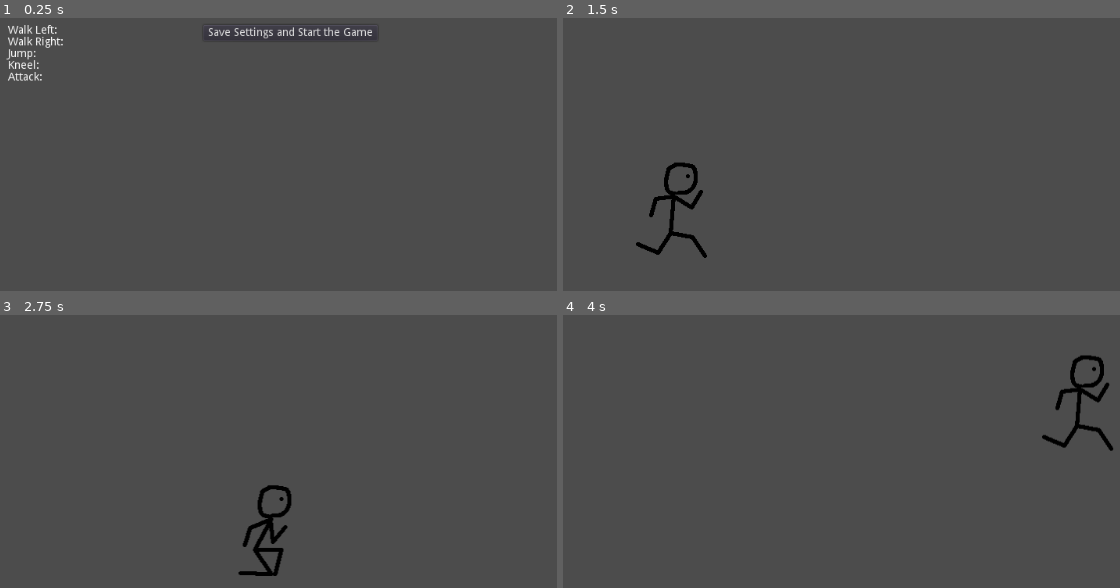
Above: before the commit, frames 1-4 (two rows, left to right).
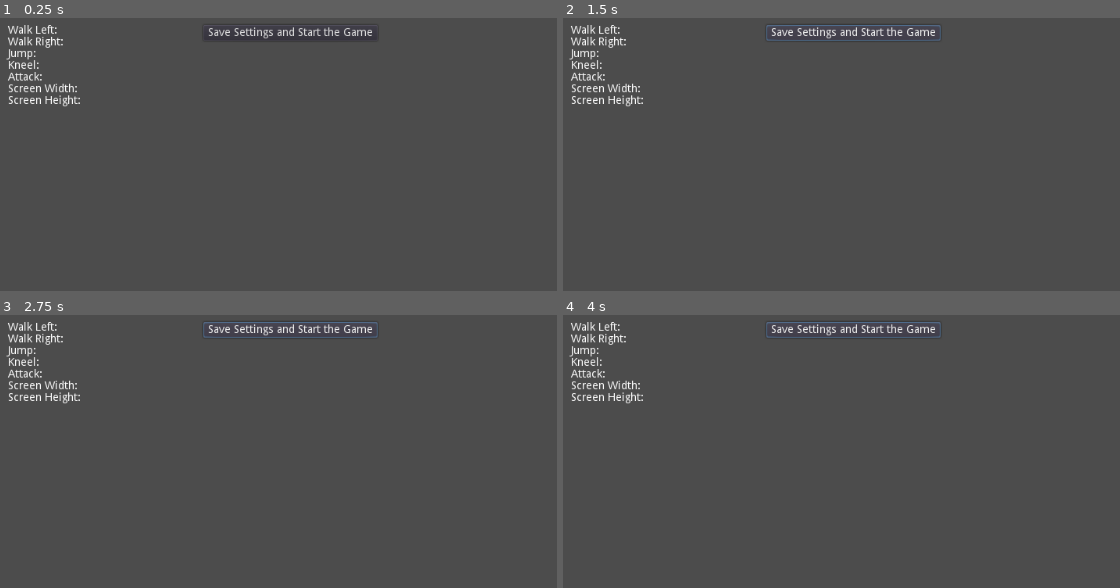
Above: after the commit, the same moments.

Repository: tlhingan/StickMan
Game: Godot game, scene res://Main.tscn
Same seed, same stepped clock (60 frames per second), same inputs: the game is played once before the commit and once after it. This scene is started directly instead of the project's main scene.
Inputs:
- Up to frame 1 (0.25 s): no input
- Up to frame 2 (1.5 s): click "Save Settings and Start the G…" at 0.5 s; hold Right (ui_right) from 1.28 s (still down)
- Up to frame 3 (2.75 s): release Right (ui_right) at 2.03 s; hold Down (ui_down) from 2.03 s (still down)
- Up to frame 4 (4 s): release Down (ui_down) at 2.78 s; hold Right (ui_right) 2.78-3.53 s; hold Up (ui_up) from 3.53 s (still down)

The runs differ from the first frame. In frame 1, 0.4% of the frame differs, in the area x 1-15%, y 23-33%; in frame 2, 2.5%; in frame 3, 2.6%, in the area x 1-68%, y 2-96%; in frame 4, 2.6%.
Error after the commit: Parse Error: The method "InputEvent" isn't declared in the current class. (res://HUD.gd:34)

Commit message:
Implemented config file

Diff:
--- a/HUD.gd
+++ b/HUD.gd
@@ -1,20 +1,69 @@
 extends CanvasLayer
 signal start_game
 
-# class member variables go here, for example:
-# var a = 2
-# var b = "textvar"
+const settings_file = "user://settings.cfg"
+const input_actions = ["jump", "duck", "run_left", "run_right", "attack"]
+const default_inputs = ["ui_up", "ui_down", "ui_left", "ui_right", "Space"]
+var width = 1000
+var height = 800
+var fullscreen = false
 
 func _ready():
-	# Called when the node is added to the scene for the first time.
-	# Initialization here
+	var config = ConfigFile.new()
+	var err = config.load("settings_file")
+	var action_name
+	var scancode
+	var event
+
+	if err:
+		config.set_value("display", "width", width)
+		config.set_value("display", "height", height)
+		config.set_value("display", "fullscreen", fullscreen)
+		var i = 0
+		for action in input_actions:
+			action_name = str(i) + "_" + action
+			config.set_value("input", action_name, default_inputs[i])
+			i += 1
+		config.save(settings_file)
+	else:
+		set_from_config(config, "display", "width")
+		set_from_config(config, "display", "height")
+		set_from_config(config, "display", "fullscreen")
+		for action in config.get_section_keys("input"):
+			scancode = OS.find_scancode_from_string(config.get_value("input", action))
+			event = InputEvent()
+			event.type = InputEvent.KEY
+			event.scancode = scancode
+			for old_event in InputMap.get_action_list(action):
+				if old_event.type == InputEvent.KEY:
+					InputMap.action_erase_event(action, old_event)
+			InputMap.action_add_event(action, event)
 	pass
 
-#func _process(delta):
-#	# Called every frame. Delta is time since last frame.
-#	# Update game logic here.
-#	pass
+func set_from_config(config, section, key):
+	if config.has_section.key(section, key):
+		set(key, config.get_value(section, key))
+	else:
+		save_to_config(section, key, get(key))
+	pass
 
+func save_to_config(section, key, value):
+	var config = ConfigFile.new()
+	var err = config.load(settings_file)
+	if err:
+		print("Configuration file cannot be loaded.")
+	else:
+		config.set_value(section, key, value)
+		config.save(settings_file)
+	pass
+
+func save_screen_size():
+	var screen_size = OS.get_window_size()
+	width = int(screen_size.x)
+	height = int(screen_size.y)
+	save_to_config("display", "width", width)
+	save_to_config("display", "height", height)
+	pass
 
 func _on_Start_pressed():
 	$Start.hide()
@@ -24,4 +73,4 @@
 	$Right.hide()
 	$Attack.hide()
 	emit_signal("start_game")
-	pass # replace with function body
+	pass
--- a/HUD.tscn
+++ b/HUD.tscn
@@ -2,7 +2,7 @@
 
 [ext_resource path="res://HUD.gd" type="Script" id=1]
 
-[node name="HUD" type="CanvasLayer"]
+[node name="HUD" type="CanvasLayer" index="0"]
 
 layer = 1
 offset = Vector2( 0, 0 )
@@ -11,7 +11,51 @@
 transform = Transform2D( 1, 0, 0, 1, 0, 0 )
 script = ExtResource( 1 )
 
-[node name="Jump" type="Label" parent="." index="0"]
+[node name="Height" type="Label" parent="." index="0"]
+
+anchor_left = 0.0
+anchor_top = 0.0
+anchor_right = 0.0
+anchor_bottom = 0.0
+margin_left = 50.0
+margin_top = 140.0
+margin_right = 40.0
+margin_bottom = 14.0
+rect_pivot_offset = Vector2( 0, 0 )
+rect_clip_content = false
+mouse_filter = 2
+mouse_default_cursor_shape = 0
+size_flags_horizontal = 1
+size_flags_vertical = 4
+text = "Screen Height:"
+percent_visible = 1.0
+lines_skipped = 0
+max_lines_visible = -1
+_sections_unfolded = [ "Margin" ]
+
+[node name="Width" type="Label" parent="." index="1"]
+
+anchor_left = 0.0
+anchor_top = 0.0
+anchor_right = 0.0
+anchor_bottom = 0.0
+margin_left = 50.0
+margin_top = 125.0
+margin_right = 40.0
+margin_bottom = 14.0
+rect_pivot_offset = Vector2( 0, 0 )
+rect_clip_content = false
+mouse_filter = 2
+mouse_default_cursor_shape = 0
+size_flags_horizontal = 1
+size_flags_vertical = 4
+text = "Screen Width:"
+percent_visible = 1.0
+lines_skipped = 0
+max_lines_visible = -1
+_sections_unfolded = [ "Margin" ]
+
+[node name="Jump" type="Label" parent="." index="2"]
 
 anchor_left = 0.0
 anchor_top = 0.0
@@ -33,7 +77,7 @@
 max_lines_visible = -1
 _sections_unfolded = [ "Margin" ]
 
-[node name="Kneel" type="Label" parent="." index="1"]
+[node name="Kneel" type="Label" parent="." index="3"]
 
 anchor_left = 0.0
 anchor_top = 0.0
@@ -55,7 +99,7 @@
 max_lines_visible = -1
 _sections_unfolded = [ "Margin" ]
 
-[node name="Left" type="Label" parent="." index="2"]
+[node name="Left" type="Label" parent="." index="4"]
 
 anchor_left = 0.0
 anchor_top = 0.0
@@ -77,7 +121,7 @@
 max_lines_visible = -1
 _sections_unfolded = [ "Margin" ]
 
-[node name="Right" type="Label" parent="." index="3"]
+[node name="Right" type="Label" parent="." index="5"]
 
 anchor_left = 0.0
 anchor_top = 0.0
@@ -99,7 +143,7 @@
 max_lines_visible = -1
 _sections_unfolded = [ "Margin" ]
 
-[node name="Attack" type="Label" parent="." index="4"]
+[node name="Attack" type="Label" parent="." index="6"]
 
 anchor_left = 0.0
 anchor_top = 0.0
@@ -121,7 +165,7 @@
 max_lines_visible = -1
 _sections_unfolded = [ "Margin" ]
 
-[node name="Start" type="Button" parent="." index="5"]
+[node name="Start" type="Button" parent="." index="7"]
 
 anchor_left = 0.0
 anchor_top = 0.0
--- a/Main.gd
+++ b/Main.gd
@@ -1,12 +1,6 @@
 extends Node
 
-# class member variables go here, for example:
-# var a = 2
-# var b = "textvar"
-
 func _ready():
-	# Called when the node is added to the scene for the first time.
-	# Initialization here
 	pass
 
 func new_game():
@@ -15,4 +9,4 @@
 
 func _on_HUD_start_game():
 	new_game()
-	pass # replace with function body
+	pass
--- a/Player.gd
+++ b/Player.gd
@@ -8,24 +8,16 @@
 var attack = false
 var heading = 0
 
-# class member variables go here, for example:
-# var a = 2
-# var b = "textvar"
-
 func start():
 	show()
 	pass
 
 func _ready():
-	# Called when the node is added to the scene for the first time.
-	# Initialization here
 	hide()
 	screensize = get_viewport_rect().size
 	pass
 
 func _process(delta):
-#	# Called every frame. Delta is time since last frame.
-#	# Update game logic here.
 	var velocity = Vector2()
 
 	kneeling = false
